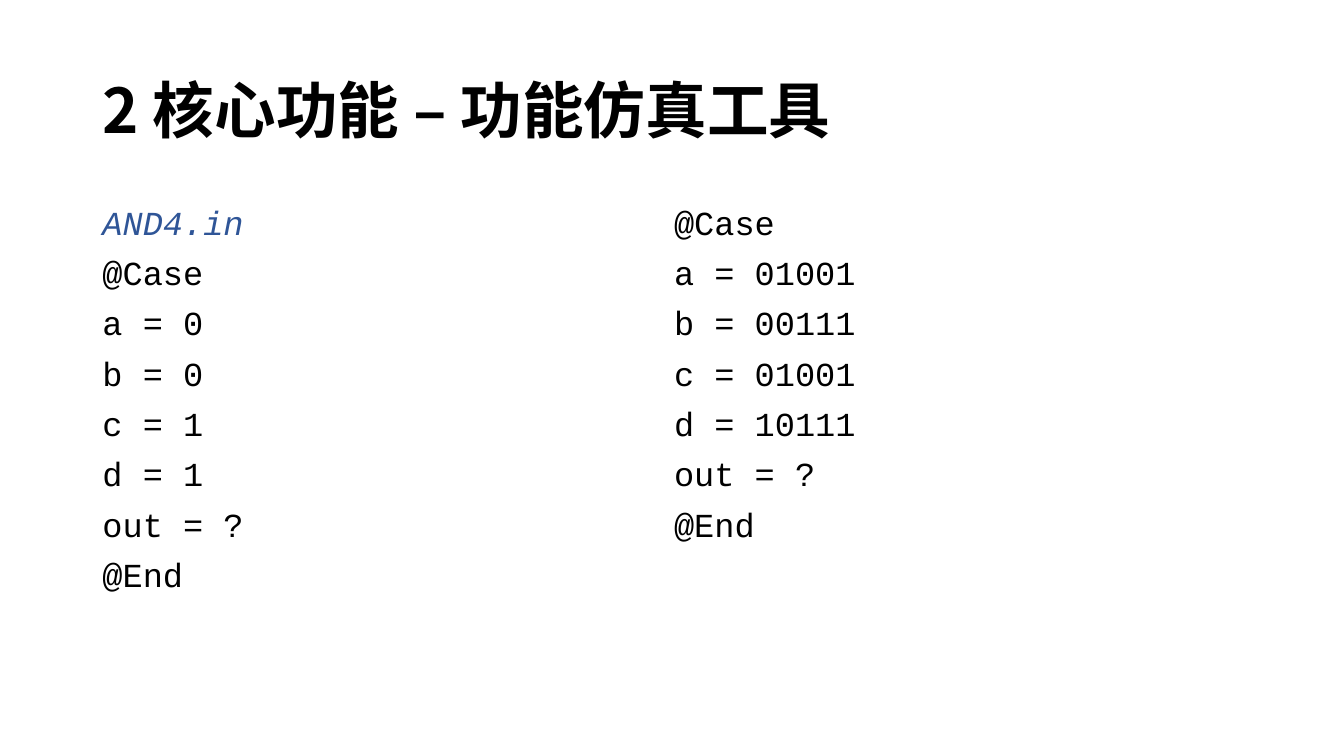
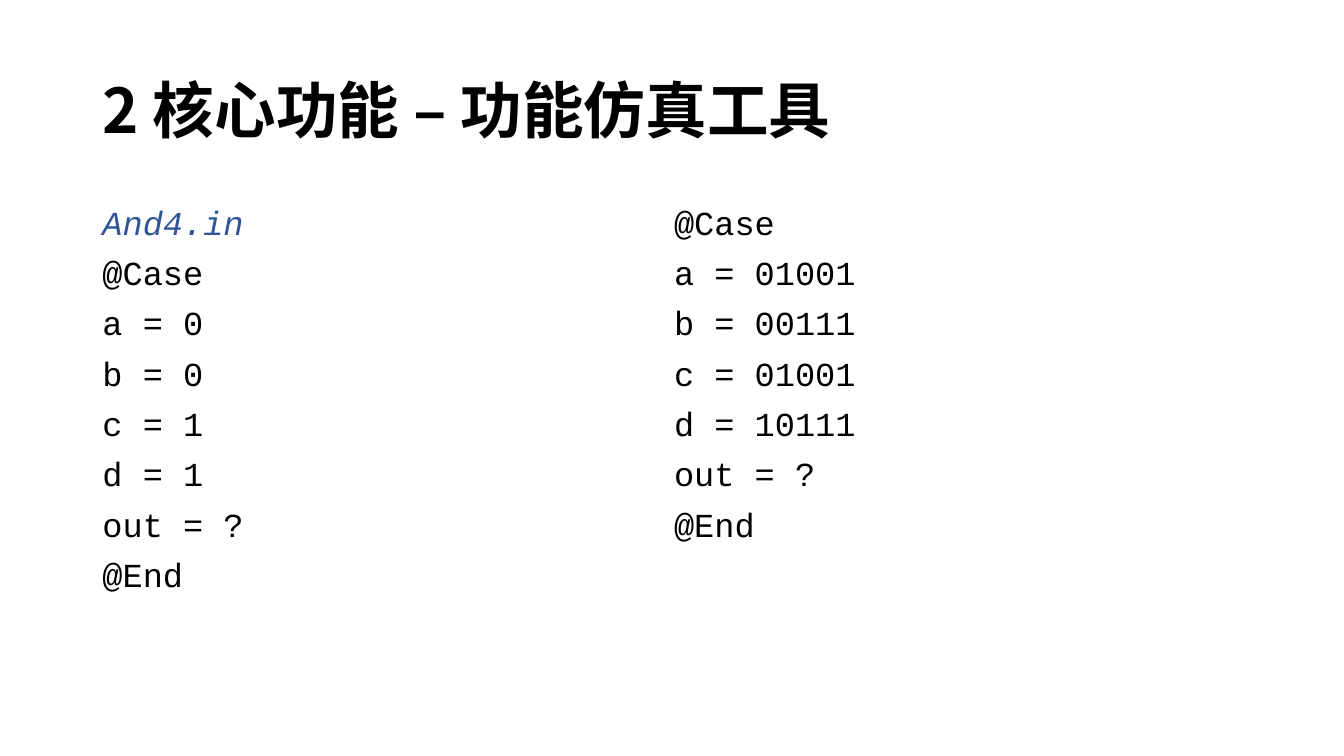
Before and after one commit to tth37/contras, a slide deck: slide 4 of doc/Contras HDL Simulator.pptx. Drawn at 1344x756 pixels with LibreOffice and Linux fonts; fonts in the diff are those of the drawing. Boxes give left, top, right and bottom in pixels: in the first picture for what was removed or moved away, otherwise in the second. Text is boxed around its words. In the diff, an @@ line names an element or a change of style, - is before the commit and + after.

```diff
--- a/doc/Contras HDL Simulator.pptx
+++ b/doc/Contras HDL Simulator.pptx
@@ text at (x1=102, y1=210, x2=243, y2=236): text changed @@
-AND4.in
+And4.in
```
Also in this commit, not shown: 9 other slides changed, 32 other files.
